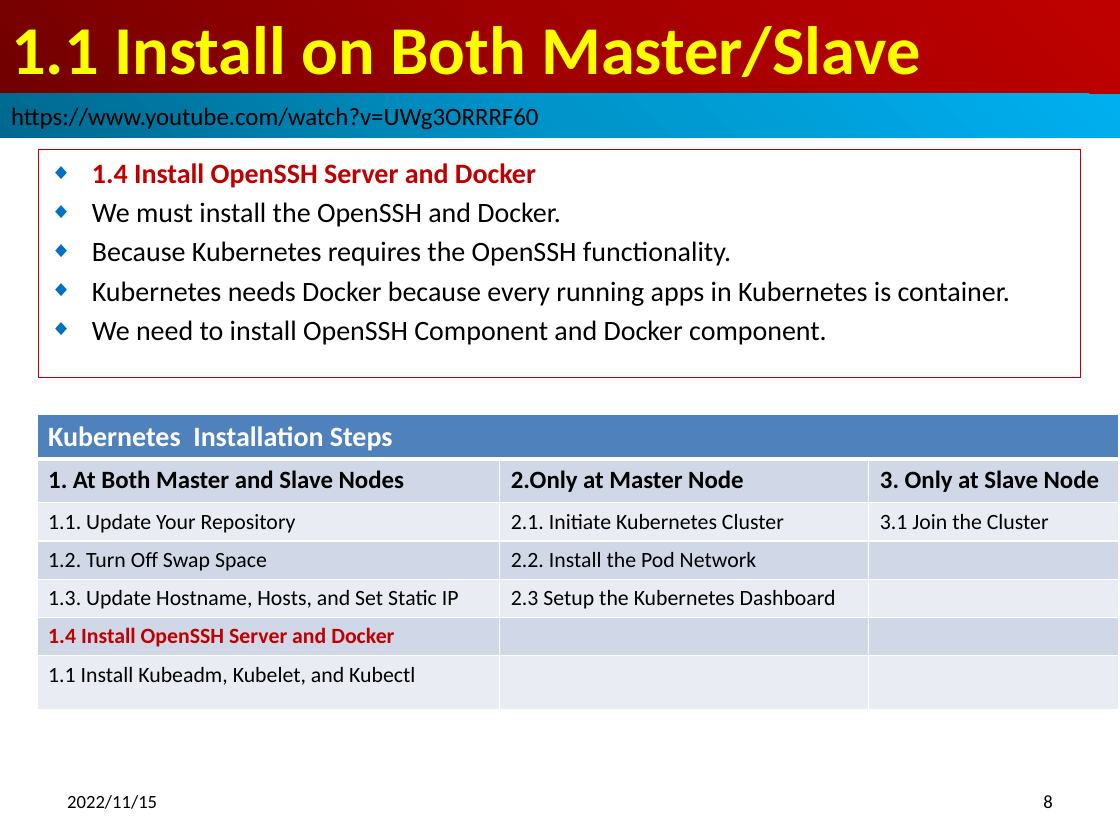
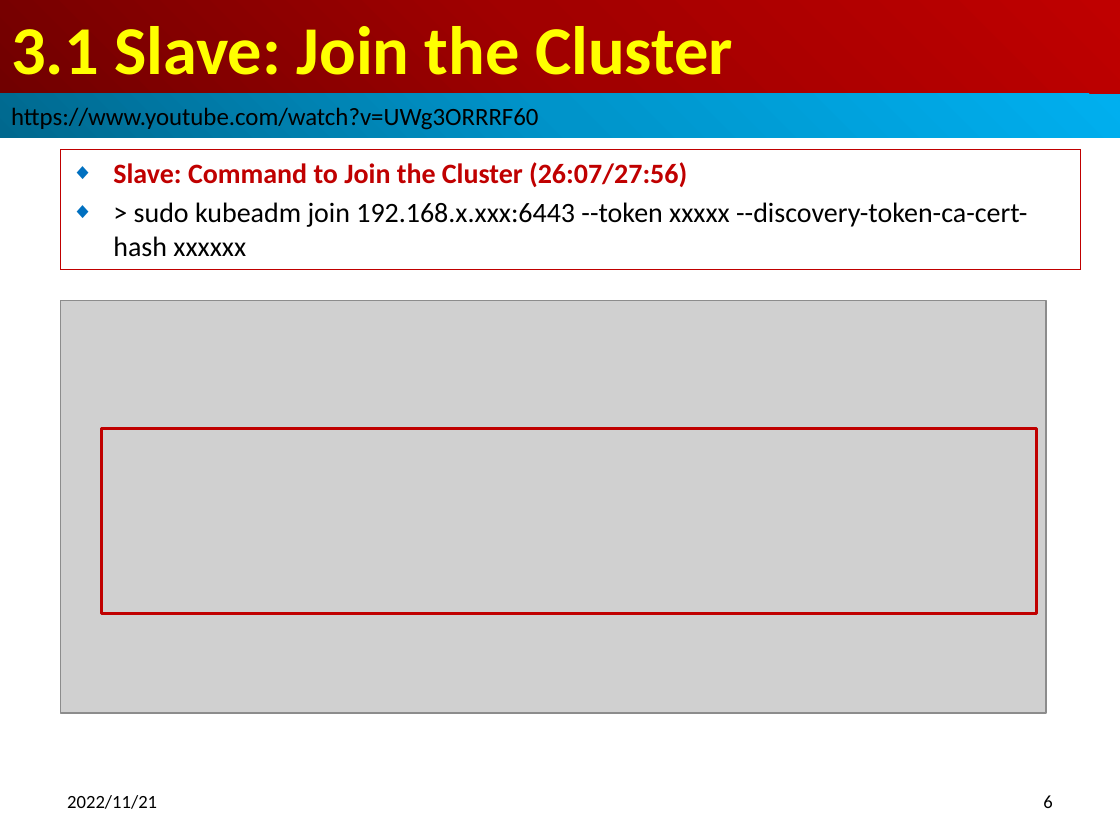
Before and after one commit to peterhchen/900_Kubernetes, a slide deck: slide 6 of 001_03_Connect_Slave.pptx (slide 8 before the commit). Drawn at 1120x840 pixels with LibreOffice and Linux fonts; fonts in the diff are those of the drawing; grey boxes stand for pictures. Boxes give left, top, right and bottom in pixels: in the first picture for what was removed or moved away, otherwise in the second. Text is boxed around its words. In the diff, an @@ line names an element or a change of style, - is before the commit and + after.

```diff
--- a/001_03_Connect_Slave.pptx
+++ b/001_03_Connect_Slave.pptx
@@ title at [11, 26, 733, 75]: text changed @@
-1.1 Install on Both Master/Slave
+3.1 Slave: Join the Cluster
@@ subtitle "Slave: Command to Join the ...": place and size @@
-subtitle "Slave: Command to Join the ..." at [39, 150, 1081, 377]
+subtitle "Slave: Command to Join the ..." at [60, 150, 1081, 270]
@@ subtitle at [113, 162, 1027, 257]: text changed @@
-◆ 1.4 Install OpenSSH Server and Docker
-◆ We must install the OpenSSH and Docker.
-◆ Because Kubernetes requires the OpenSSH functionality.
-◆ Kubernetes needs Docker because every running apps in Kubernetes is container.
-◆ We need to install OpenSSH Component and Docker component.
+◆ Slave: Command to Join the Cluster (26:07/27:56)
+◆ > sudo kubeadm join 192.168.x.xxx:6443 --token xxxxx --discovery-token-ca-cert-hash xxxxxx
@@ picture added at [60, 300, 1046, 713] @@
@@ table removed at [37, 414, 1119, 709], 7 rows, 3 columns @@
-Kubernetes Installation Steps |  | 
-1. At Both Master and Slave Nodes | 2.Only at Master Node | 3. Only at Slave Node
-1.1. Update Your Repository | 2.1. Initiate Kubernetes Cluster | 3.1 Join the Cluster
-1.2. Turn Off Swap Space | 2.2. Install the Pod Network | 
-1.3. Update Hostname, Hosts, and Set Static IP | 2.3 Setup the Kubernetes Dashboard | 
-1.4 Install OpenSSH Server and Docker |  | 
-1.1 Install Kubeadm, Kubelet, and Kubectl |  | 
@@ rectangle added at [102, 429, 1037, 614], outline #C00000 2 pt @@
@@ text at [67, 795, 157, 809]: text changed @@
-2022/11/15
+2022/11/21
@@ page number at [1043, 795, 1052, 808]: text changed @@
-8
+6
```
Also in this commit, not shown: 10 other slides changed, 1 slide added, 20 slides removed, 3 other files.
